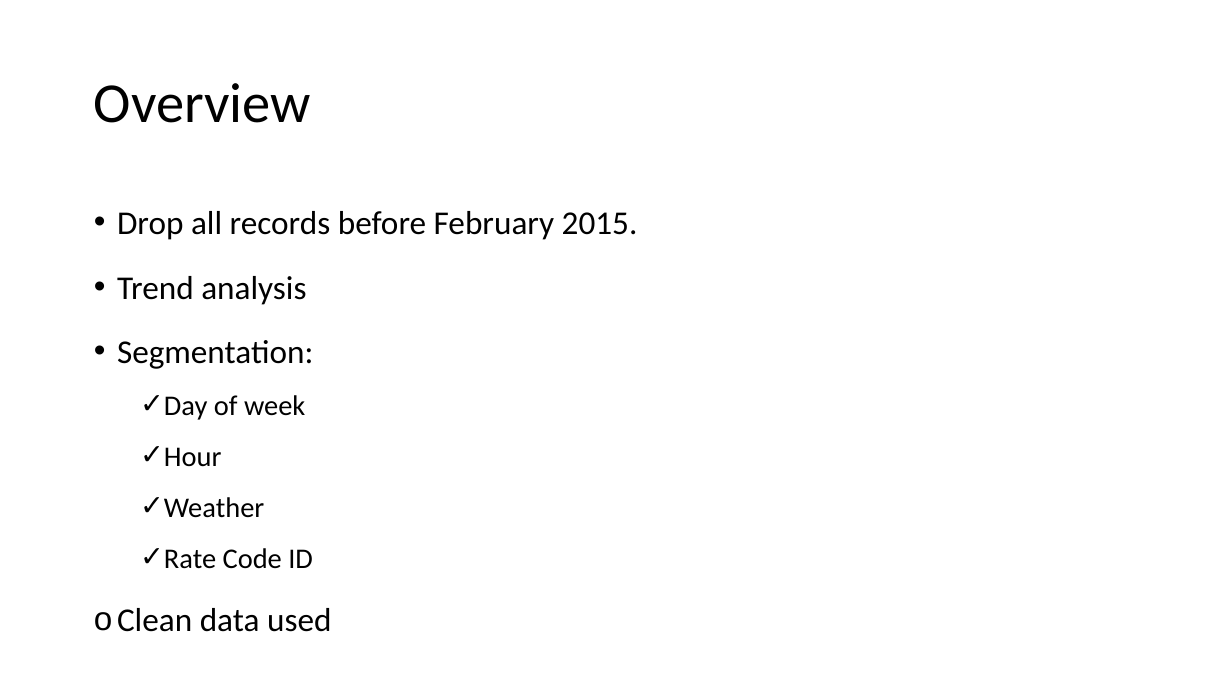
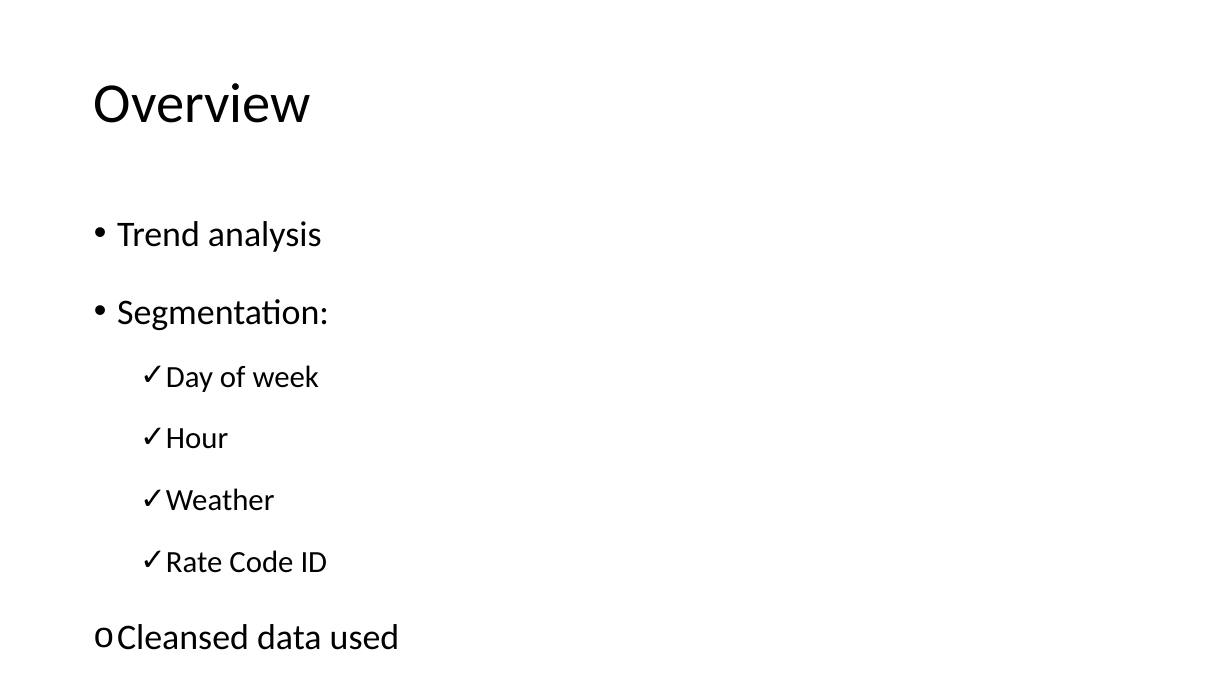
Before and after one commit to MiyainNYC/PySpark-Data-Challenge, a slide deck: slide 31 of DataChallengeAssessment.pptx (slide 30 before the commit). Drawn at 1232x693 pixels with LibreOffice and Linux fonts; fonts in the diff are those of the drawing. Boxes give left, top, right and bottom in pixels: in the first picture for what was removed or moved away, otherwise in the second. Text is boxed around its words. In the diff, an @@ line names an element or a change of style, - is before the commit and + after.

```diff
--- a/DataChallengeAssessment.pptx
+++ b/DataChallengeAssessment.pptx
@@ text at (117, 211, 638, 240): paragraph removed @@
-• Drop all records before February 2015.
@@ text at (117, 221, 329, 573): size 25.9 to 28 pt in "Trend analysis", "Segmentation:"; size 22.2 to 24 pt in "Day of week", "Hour", "Weather", "Rate Code ID"; line spacing 1.3 to 1.5 @@
@@ text at (117, 624, 400, 650): text changed; size 25.9 to 28 pt @@
-o Clean data used
+o Cleansed data used
```
Also in this commit, not shown: 12 other slides changed, 2 slides added, 1 slide removed.
